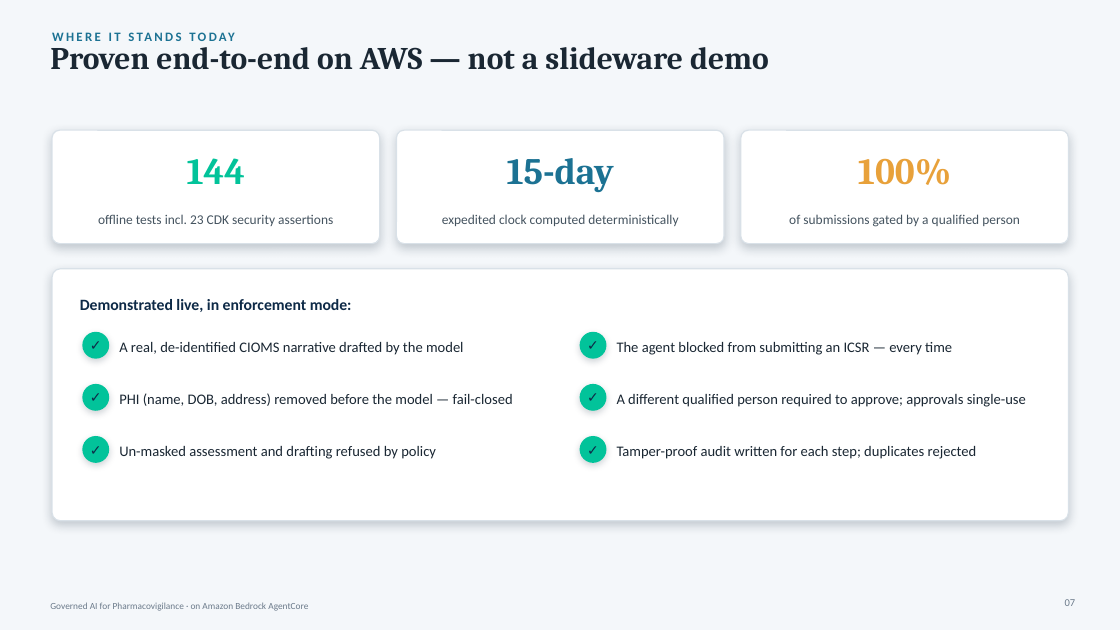
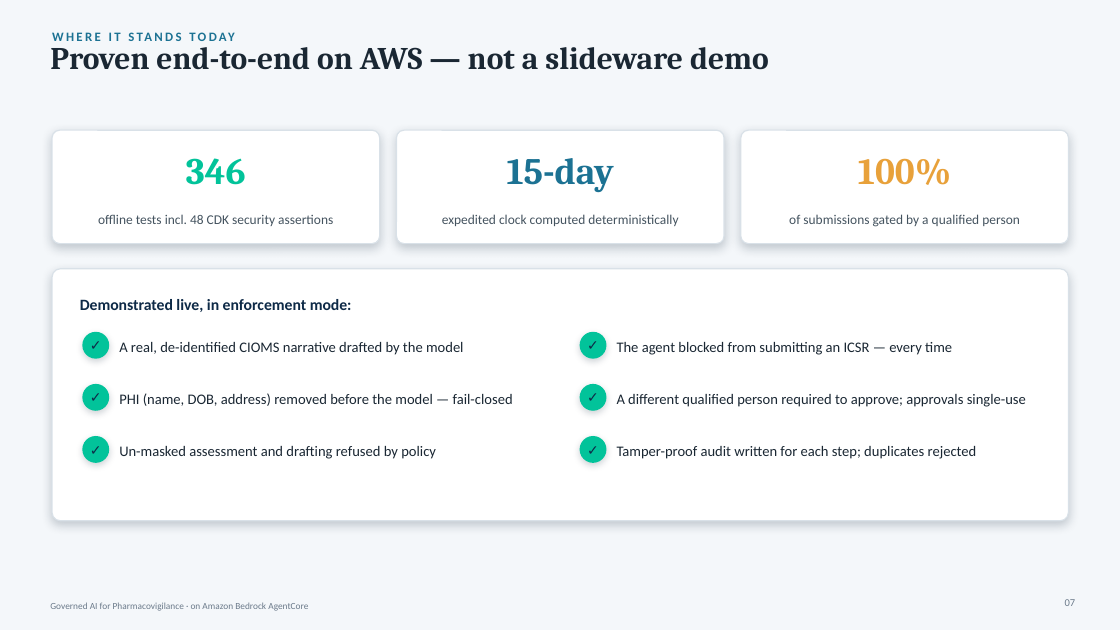
Before and after one commit to virtualryder/pharmacovigilance_agent, a slide deck: slide 7 of docs/PV-AgentCore-Customer.pptx. Drawn at 1120x630 pixels with LibreOffice and Linux fonts; fonts in the diff are those of the drawing. Boxes give left, top, right and bottom in pixels: in the first picture for what was removed or moved away, otherwise in the second. Text is boxed around its words. In the diff, an @@ line names an element or a change of style, - is before the commit and + after.

```diff
--- a/docs/PV-AgentCore-Customer.pptx
+++ b/docs/PV-AgentCore-Customer.pptx
@@ text at box(186, 158, 246, 185): text changed @@
-144
+346
@@ text at box(98, 214, 333, 226): text changed @@
-offline tests incl. 23 CDK security assertions
+offline tests incl. 48 CDK security assertions
```
Also in this commit, not shown: 1 other slide changed, 14 other files.
